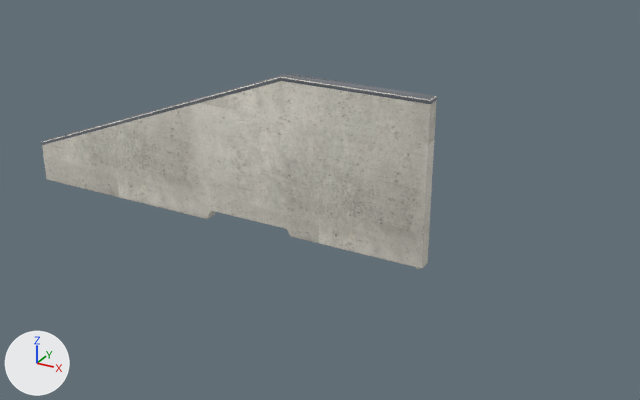
The glTF model public/katalog/modelle/wallslide-145.gltf, before and after one commit.
Rendered twice from a camera (50 mm lens) standing at (4.38, -6.01, 3.42) and looking at (1.0, 0.14, 0.34). Lighting does not change. The marker at lower left points along +X, +Y and +Z. The first picture is the older version.

The older version as bpy lines, for what is in view:
```python
ob_sk0018_wallslide_145_001 = bpy.data.objects.new('SK0018_Wallslide_145.001', me_sk0018_wallslide_145_001)
ob_sk0018_wallslide_145_001.location = (0.0, 0.0, 0.0)
```
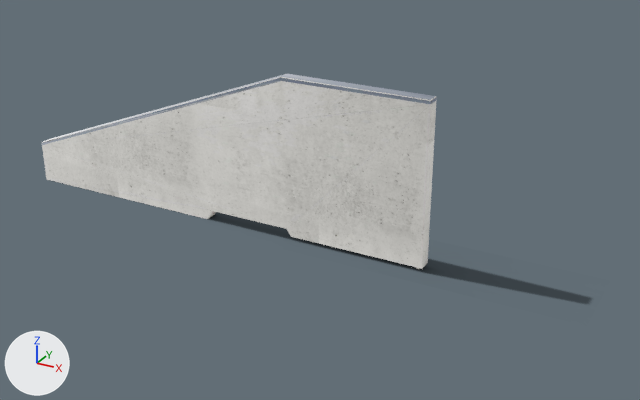
Changed parts and their boxes (x1, y1, x2, y2) in the pictures (640 x 400 px):
'SK0018_Wallslide_145.001', surface changed
    both: (41, 74, 437, 269)
'Schatten', added
    after: (50, 180, 590, 304)

The change, as a list of edits to the scene's bpy script:
```text
Add img_wallslide_145_licht:
    img_wallslide_145_licht = load_image('wallslide-145_licht', 'texturen/wallslide-145_licht.jpg', 2048, 2048, 'sRGB')
Add img_wallslide_145_schatten:
    img_wallslide_145_schatten = load_image('wallslide-145_schatten', 'texturen/wallslide-145_schatten.png', 431, 61, 'sRGB')
Change mat_beton_web_113:
    remove # nodes: BsdfPrincipled, NormalMap, OutputMaterial, TexImage x2, UVMap x2
    remove # uses the picture img_wallslide_145_farbe
    remove # uses the picture img_wallslide_145_normal
    nodes: BsdfTransparent, Emission, LightPath, MixShader, OutputMaterial, TexImage, UVMap
    uses the picture img_wallslide_145_licht
Change mat_stahl_web_072:
    remove # nodes: BsdfPrincipled, NormalMap, OutputMaterial, TexImage x2, UVMap x2
    remove # uses the picture img_wallslide_145_farbe
    remove # uses the picture img_wallslide_145_normal
    nodes: BsdfTransparent, Emission, LightPath, MixShader, OutputMaterial, TexImage, UVMap
    uses the picture img_wallslide_145_licht
Add mat_schatten_093:
    mat_schatten_093 = bpy.data.materials.new('Schatten.093')
    # uses the picture img_wallslide_145_schatten
Add me_schatten:
    me_schatten.from_pydata(...)  # 4 vertices, 2 faces; spans x -2.1..3.42, y -0.24..0.54, z 0.0
    me_schatten.materials.append(mat_schatten_093)
Add ob_schatten:
    ob_schatten = bpy.data.objects.new('Schatten', me_schatten)
    ob_schatten.location = (0.0, 0.0, 0.0)
```
